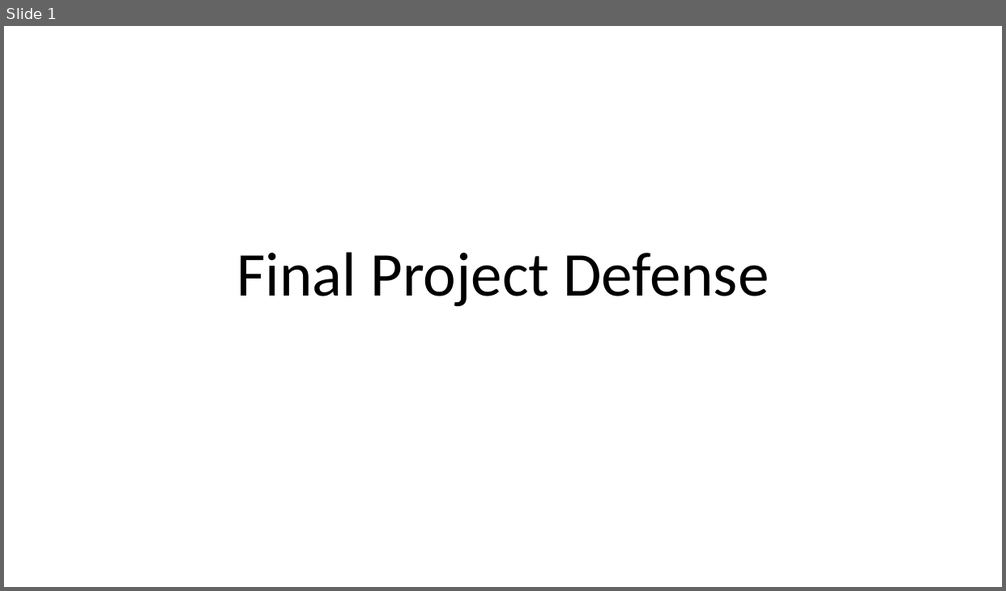
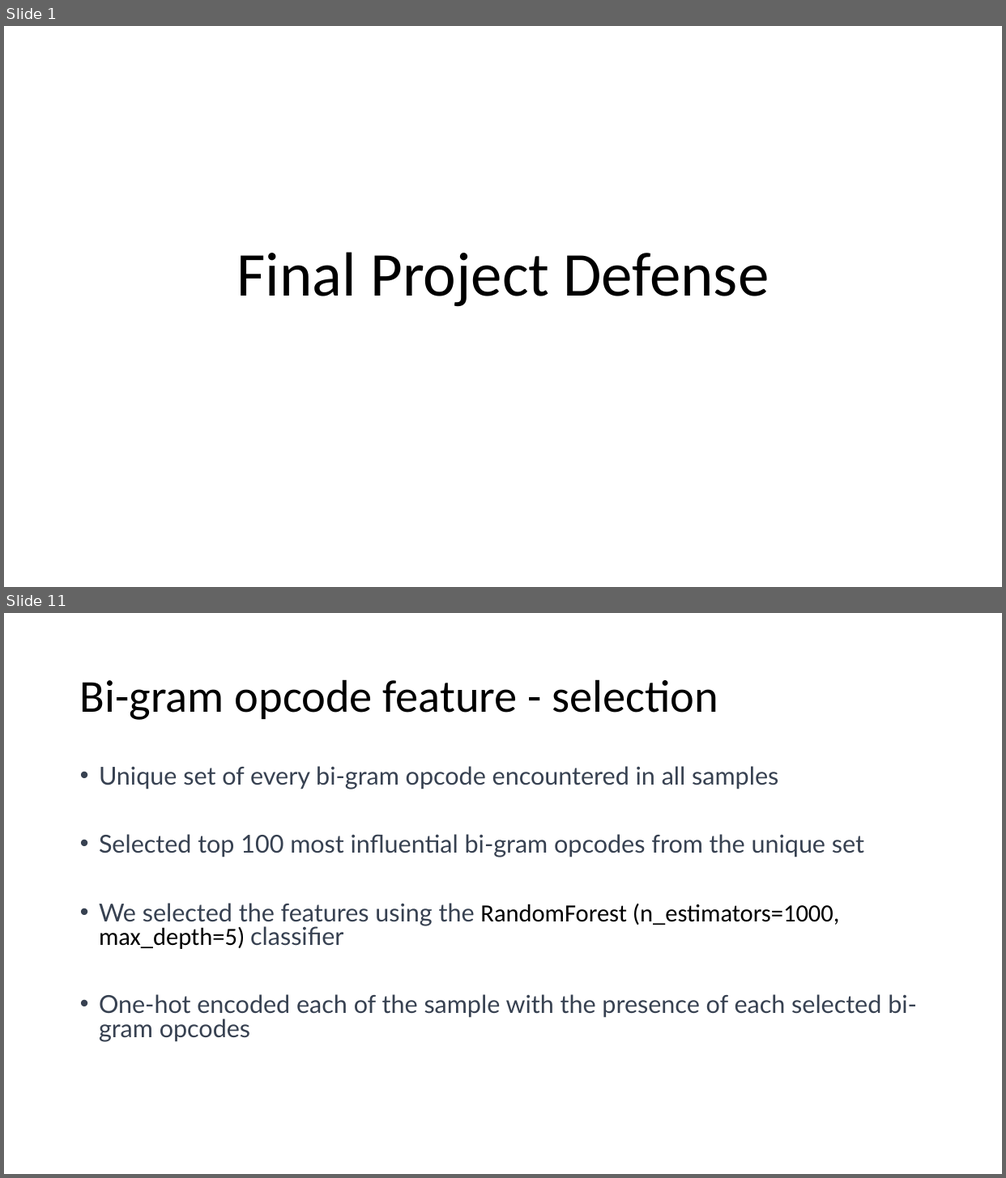
Before and after one commit to jgmuir/CSCE689_Team, a slide deck: defender/DefenderSlides.pptx. Shown one above the other, each under a label of ours: slide 1 before the commit, slides 1 and 11 after it; the slides between them are not shown. The pictures are 1006x591 and 1006x1178 pixels, drawn with LibreOffice and Linux fonts; fonts in the diff are those of the drawing. Boxes give left, top, right and bottom in pixels: in the first picture for what was removed or moved away, otherwise in the second. Text is boxed around its words. In the diff, an @@ line names an element or a change of style, - is before the commit and + after.

```diff
--- a/defender/DefenderSlides.pptx
+++ b/defender/DefenderSlides.pptx
@@ slide 11 added at (4, 613, 1002, 1174), background #FFFFFF @@
@@ title added at (80, 679, 719, 720), 44 pt, text #000000 @@
+Bi-gram opcode feature - selection
@@ text added at (99, 766, 917, 1042), 23.8 pt, text #374151 @@
+• Unique set of every bi-gram opcode encountered in all samples
+• Selected top 100 most influential bi-gram opcodes from the unique set
+• We selected the features using the RandomForest (n_estimators=1000, max_depth=5) classifier
+• One-hot encoded each of the sample with the presence of each selected bi-gram opcodes
```
Also in this commit, not shown: 2 slides changed, 11 other slides added, 31 slides removed, 1 other file.
